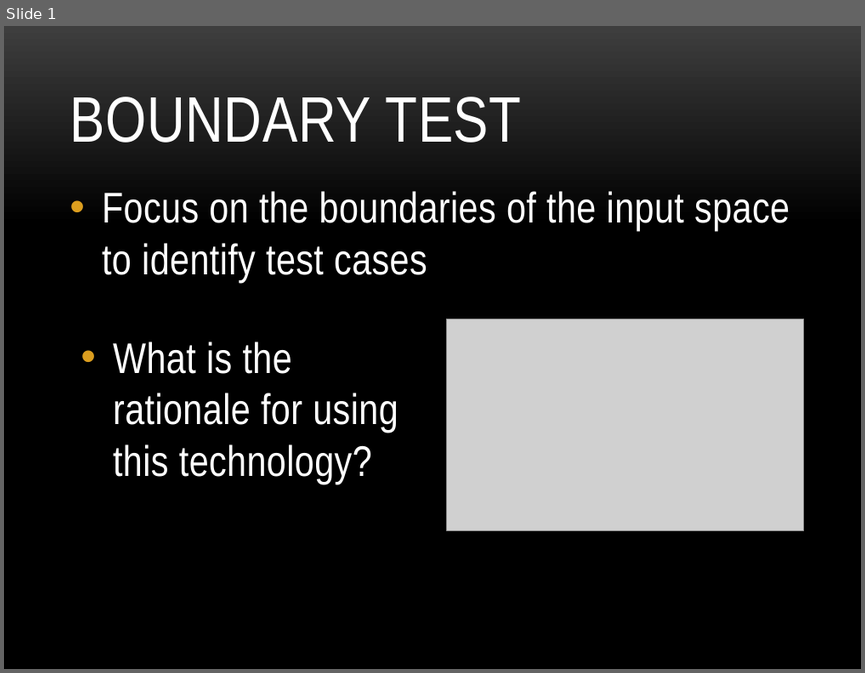
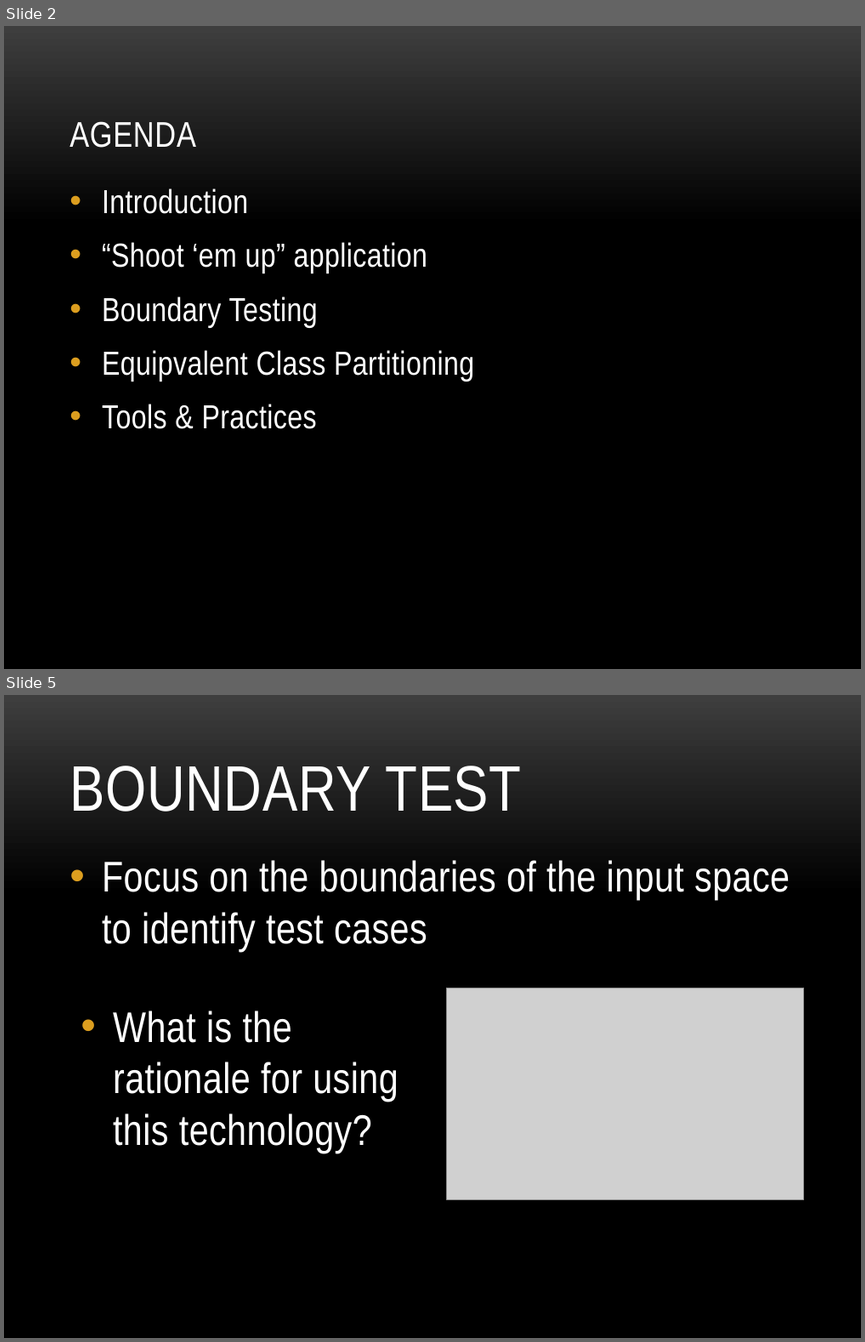
Before and after one commit to khoanguyen/UnitTestDemo, a slide deck: UnitTest.pptx. Shown one above the other, each under a label of ours: slide 1 before the commit, slides 2 and 5 after it; the slides between them are not shown. The pictures are 865x673 and 865x1342 pixels, drawn with LibreOffice and Linux fonts; fonts in the diff are those of the drawing; grey boxes stand for pictures; background and template pictures are left out. Boxes give left, top, right and bottom in pixels: in the first picture for what was removed or moved away, otherwise in the second. Text is boxed around its words. In the diff, an @@ line names an element or a change of style, - is before the commit and + after.

```diff
--- a/UnitTest.pptx
+++ b/UnitTest.pptx
@@ slide 2 added at (x1=4, y1=26, x2=861, y2=669), background picture (left out) @@
@@ title added at (x1=69, y1=121, x2=196, y2=148), 30 pt, text #FFFFFF @@
+AGENDA
@@ text added at (x1=102, y1=188, x2=474, y2=429), 28 pt, text #FFFFFF @@
+• Introduction
+• “Shoot ‘em up” application
+• Boundary Testing
+• Equipvalent Class Partitioning
+• Tools & Practices
@@ what was slide 1 is now slide 5 @@
```
Also in this commit, not shown: 2 slides changed, 13 other slides added, 1 slide removed.
